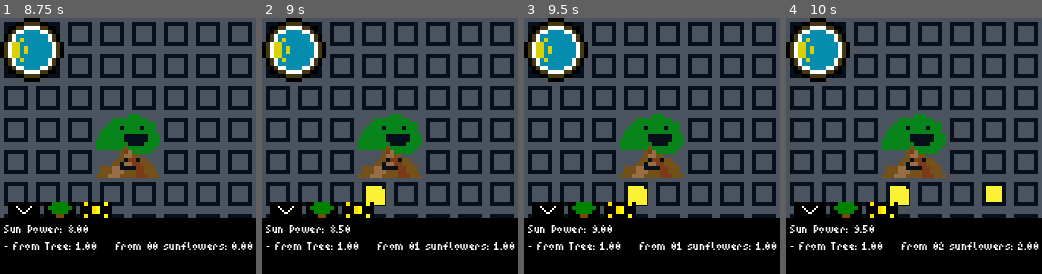
Above: before the commit, frames 1-4 (left to right).
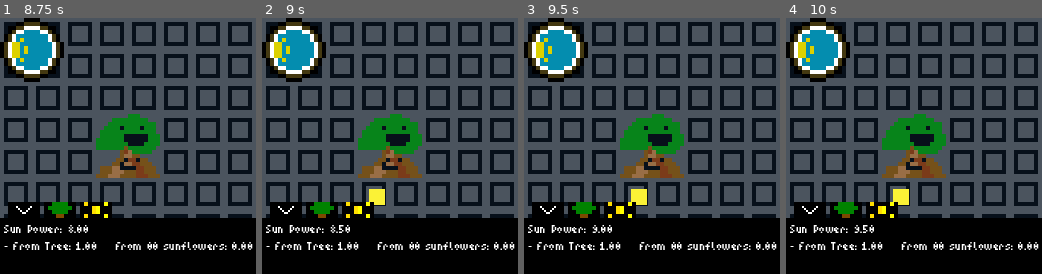
Above: after the commit, the same moments.

Repository: emmetl913/LOWREZJAM_2024
Game: Godot game, scene res://worlds/brandontest2.tscn
Same seed, same stepped clock (60 frames per second), same inputs: the game is played once before the commit and once after it. This scene is started directly instead of the project's main scene.
Inputs (mouse positions are in pixels of both pictures, inside the frame that each line leads up to):
- Up to frame 1 (8.75 s): click (128, 146) at 0.5 s; click (23, 266) at 1.25 s; click (128, 146) at 2 s; click (23, 210) at 2.75 s; click (128, 146) at 3.5 s; click (23, 266) at 4.25 s; click (76, 217) at 5 s; click (15, 230) at 5.75 s; click (15, 230) at 6.5 s; click (15, 230) at 7.25 s; click (97, 210) at 8 s
- Up to frame 2 (9 s): tap Enter at 8.75 s; move the mouse to (377, 197) at 8.77 s; press the mouse at (377, 197) at 8.78 s
- Up to frame 3 (9.5 s): no input
- Up to frame 4 (10 s): release the mouse at (901, 197) at 9.5 s; drag from (990, 184) to (901, 197) at 9.52 s

Frame 1 is identical in both runs. In frame 2, 0.2% of the frame differs, in the area x 40-93%, y 65-91%; in frame 3, 0.2%; in frame 4, 0.6%.
Error after the commit: Invalid assignment of property or key 'text' with value of type 'String' on a base object of type 'null instance'. (res://worlds/meadow.gd:48)

Commit message:
Carrots! Does not work!
Worked on expanding Emmet's planting code. Added carrots to toolbar but I am having an issue being able to plant them

Diff:
--- /dev/null
+++ b/plants/classes/carrot.tres
@@ -0,0 +1,19 @@
+[gd_resource type="Resource" script_class="Base_Plant" load_steps=4 format=3 uid="uid://fme1qmk7msuc"]
+
+[ext_resource type="Texture2D" uid="uid://l5cgqx71sx6y" path="res://assets/sprites/mature_carrot.png" id="1_446gp"]
+[ext_resource type="Texture2D" uid="uid://cc50neu71ceb5" path="res://assets/sprites/carrot_seed.png" id="2_2obkw"]
+[ext_resource type="Script" path="res://plants/classes/base/base_plant.gd" id="3_qqyx3"]
+
+[resource]
+script = ExtResource("3_qqyx3")
+PLANT_ID = 1
+RESOURCE_NAME = "FOOD"
+PROD_VAL = 5
+PROD_INTERVAL = 5.0
+WEIGHT = 10
+HEALTH = 10
+SEED_TEXTURE = ExtResource("2_2obkw")
+MATURE_TEXTURE = ExtResource("1_446gp")
+GRID_COORDS = Vector2(-1, -1)
+GROWTH_TIME = 3
+RESOURCES_STORED = 0
--- a/worlds/meadow.gd
+++ b/worlds/meadow.gd
@@ -3,6 +3,7 @@
 enum Time_Period {morning, afternoon, evening, dusk, midnight, dawn}
 
 @onready var sunflower_reference = preload("res://plants/classes/sunflower.tres")
+@onready var carrot_reference = preload("res://plants/classes/carrot.tres")
 @onready var plant_instance = preload("res://plants/classes/base/base_plant.tscn")
 
 @onready var map_data = []
@@ -31,7 +32,7 @@
 @onready var options_menu = $CursorCamera/ToolBelt/Options_Menu
 
 # Each cell represents a plant ID, check plants folder to find which ID belongs to which plant
-@export var seeds :Array[int] = [0, 0, 0, 0, 0]
+@export var seeds :Array[int] = [0, 10, 0, 0, 0]
 var planted_plants: Array[PackedScene]
 
 var period_time: float = 0
@@ -44,6 +45,7 @@
 	$Tree_Sun_Prod.start()
 	$CursorCamera/ToolBelt.position.y += 14
 	$CursorCamera/ToolBelt/Seeds_Menu/Sunflower_Total.text = "x%02d" % seeds[0]
+	$CursorCamera/ToolBelt/Seeds_Menu/Carrot_Total.text = "x%02d" % seeds[1]
 	energy_menu.visible = false
 	seeds_menu.visible = false
 	options_menu.visible = true
@@ -98,6 +100,10 @@
 	seed_text.text = "A sunflower seed, these grow into mature sunflowers that produce more energy                            "
 func _on_sunflower_mouse_exited():
 	seed_text.text = " "
+func _on_carrot_mouse_entered():
+	seed_text.text = "A carrot seed. These grow into mature carrots that attract birds.                                       "
+func _on_carrot_mouse_exited():
+	seed_text.text = " "
 
 # //////////////////////////
 # Options Menu Button Config
@@ -112,16 +118,26 @@
 # //////////////////////
 # Seed Interface Buttons
 # //////////////////////
-func _on_sunflower_pressed():
+func on_seed_button_pressed(seedID: int, texture: Texture2D):
 	if is_holding_seed:
-		seeds[0] += 1
+		seeds[seedID] += 1
 		$Mouse_Dragger/Sprite2D.texture = null
 		is_holding_seed = false
 		held_seed_id = -1
 	else:
-		$Mouse_Dragger/Sprite2D.texture = load("res://assets/sprites/yellow_pixel_4x4.png")
+		$Mouse_Dragger/Sprite2D.texture = texture
 		is_holding_seed = true
-		held_seed_id = 0
+		held_seed_id = seedID
+
+func _on_sunflower_pressed():
+	var texture = load("res://assets/sprites/yellow_pixel_4x4.png")
+	on_seed_button_pressed(0, texture)
+func _on_carrot_pressed():
+	var texture = load("res://assets/sprites/carrot_seed.png")
+	on_seed_button_pressed(1, texture)
+
+
+
 
 func _input(event):
 	if is_holding_seed and event.is_action_pressed("select") and seeds[held_seed_id] > 0:
@@ -129,6 +145,7 @@
 		if !toolbelt_open or toolbelt_open and get_global_mouse_position().y <= $CursorCamera.position.y+15:
 			seeds[0] -= 1
 			$CursorCamera/ToolBelt/Seeds_Menu/Sunflower_Total.text = "x%02d" % seeds[0]
+			$CursorCamera/ToolBelt/Seeds_Menu/Carrot_Total.text = "x%02d" % seeds[1]
 			print("You're trying to plant seed with menu open: ", held_seed_id, " you now have ", seeds[0], " seeds")
 			var new_coords = getMapAsGridCoords()
 			var res = getPlantResourceByPlantID(held_seed_id)
@@ -176,3 +193,5 @@
 func getPlantResourceByPlantID(id : int):
 	if id == 0:
 		return load("res://plants/classes/sunflower.tres")
+	if id == 0:
+		return load("res://plants/classes/carrot.tres")
--- a/worlds/meadow.tscn
+++ b/worlds/meadow.tscn
@@ -11,6 +11,7 @@
 [ext_resource type="Texture2D" uid="uid://vw2dq1jquvce" path="res://assets/sprites/buttons/plants_button_temp.png" id="8_j78vt"]
 [ext_resource type="Texture2D" uid="uid://dh1rn4d4eeejt" path="res://assets/sprites/buttons/power_button_temp.png" id="9_4kucm"]
 [ext_resource type="Texture2D" uid="uid://dew2q8k2q1l2i" path="res://assets/sprites/buttons/exit_to_mm_temp_button.png" id="10_p3v3i"]
+[ext_resource type="Texture2D" uid="uid://cc50neu71ceb5" path="res://assets/sprites/carrot_seed.png" id="11_1mrda"]
 [ext_resource type="Texture2D" uid="uid://ngbdld7ow7e2" path="res://assets/sprites/buttons/exit_to_mm_temp_button_hover.png" id="11_doao0"]
 [ext_resource type="PackedScene" uid="uid://dby4wixwjy120" path="res://util/mouse_dragger.tscn" id="14_gar52"]
 [ext_resource type="Texture2D" uid="uid://bsbte62wt5lyp" path="res://assets/sprites/Sun Dial.png" id="14_o8xln"]
@@ -131,7 +132,6 @@
 metadata/_edit_use_anchors_ = true
 
 [node name="Seeds_Menu" type="Sprite2D" parent="CursorCamera/ToolBelt"]
-visible = false
 position = Vector2(0, 26)
 texture = SubResource("GradientTexture2D_irbrn")
 
@@ -153,6 +153,24 @@
 label_settings = SubResource("LabelSettings_sepq4")
 autowrap_mode = 3
 
+[node name="Carrot" type="TextureButton" parent="CursorCamera/ToolBelt/Seeds_Menu"]
+offset_left = -23.0
+offset_top = -7.0
+offset_right = -19.0
+offset_bottom = -3.0
+texture_normal = ExtResource("11_1mrda")
+stretch_mode = 0
+
+[node name="Carrot_Total" type="Label" parent="CursorCamera/ToolBelt/Seeds_Menu"]
+texture_filter = 1
+offset_left = -21.0
+offset_top = -5.0
+offset_right = -13.0
+offset_bottom = 3.0
+theme_override_fonts/font = ExtResource("2_ksmiv")
+label_settings = SubResource("LabelSettings_sepq4")
+autowrap_mode = 3
+
 [node name="Plant_Info" type="Label" parent="CursorCamera/ToolBelt/Seeds_Menu"]
 texture_filter = 1
 offset_left = -30.0
@@ -188,6 +206,7 @@
 autowrap_mode = 3
 
 [node name="Energy_Menu" type="Sprite2D" parent="CursorCamera/ToolBelt"]
+visible = false
 position = Vector2(0, 26)
 texture = SubResource("GradientTexture2D_irbrn")
 
@@ -227,6 +246,9 @@
 [connection signal="mouse_entered" from="CursorCamera/ToolBelt/Seeds_Menu/Sunflower" to="." method="_on_sunflower_mouse_entered"]
 [connection signal="mouse_exited" from="CursorCamera/ToolBelt/Seeds_Menu/Sunflower" to="." method="_on_sunflower_mouse_exited"]
 [connection signal="pressed" from="CursorCamera/ToolBelt/Seeds_Menu/Sunflower" to="." method="_on_sunflower_pressed"]
+[connection signal="mouse_entered" from="CursorCamera/ToolBelt/Seeds_Menu/Carrot" to="." method="_on_carrot_mouse_entered"]
+[connection signal="mouse_exited" from="CursorCamera/ToolBelt/Seeds_Menu/Carrot" to="." method="_on_carrot_mouse_exited"]
+[connection signal="pressed" from="CursorCamera/ToolBelt/Seeds_Menu/Carrot" to="." method="_on_carrot_pressed"]
 [connection signal="mouse_entered" from="CursorCamera/ToolBelt/Options_Menu/Main_Menu" to="." method="_on_main_menu_mouse_entered"]
 [connection signal="mouse_exited" from="CursorCamera/ToolBelt/Options_Menu/Main_Menu" to="." method="_on_main_menu_mouse_exited"]
 [connection signal="pressed" from="CursorCamera/ToolBelt/Options_Menu/Main_Menu" to="." method="_on_main_menu_pressed"]
Binary file added: assets/sprites/carrot_seed.aseprite
Binary file added: assets/sprites/carrot_seed.png
Not shown, added: assets/sprites/carrot_seed.png.import
Binary file added: assets/sprites/mature_carrot.png
Not shown, added: assets/sprites/mature_carrot.png.import
Not shown, added: export_presets.cfg
Not shown: 1 places in worlds/meadow.tscn that only renumber resources
